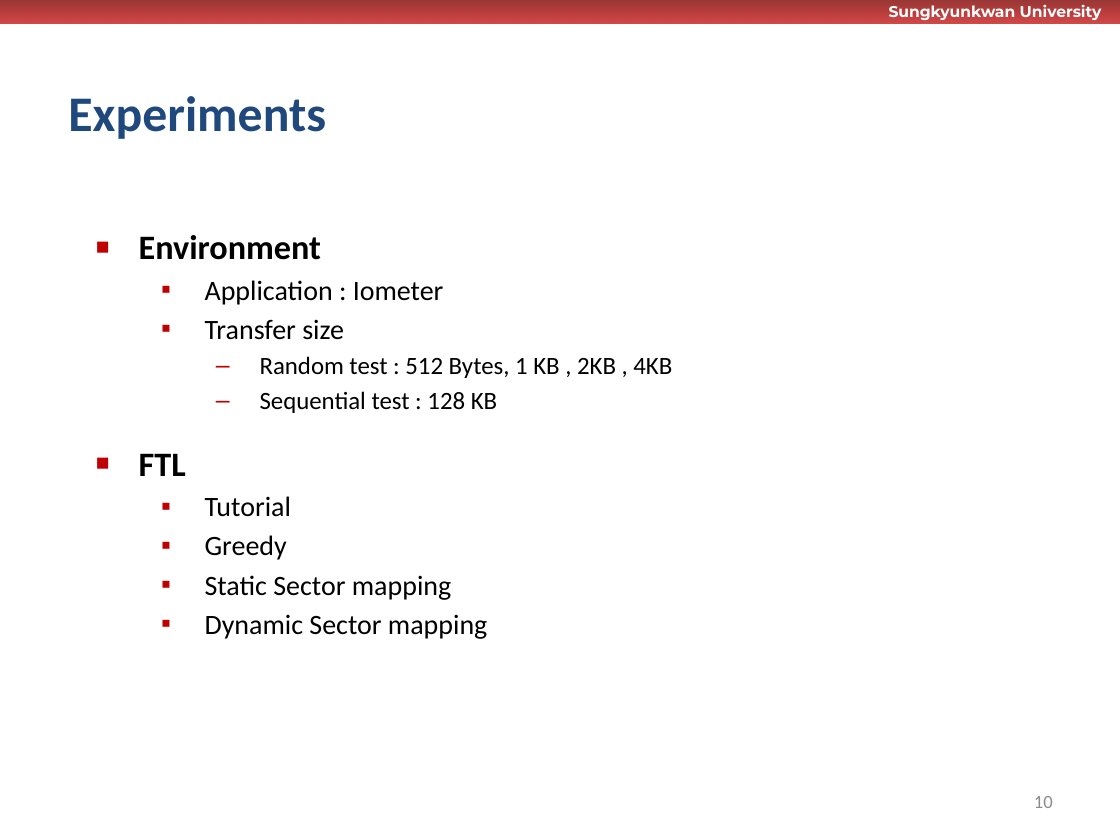
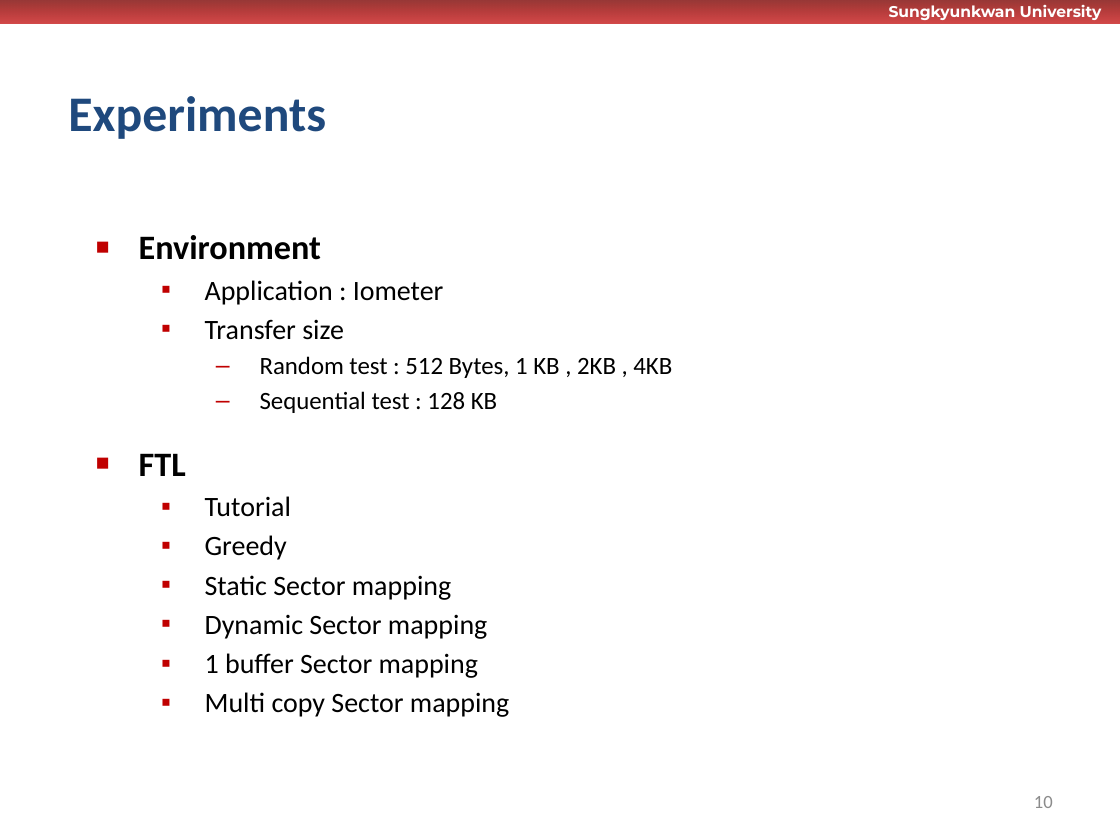
Before and after one commit to wurikiji/tutorial2-dev, a slide deck: slide 10 of docs/발표자료.pptx. Drawn at 1120x840 pixels with LibreOffice and Linux fonts; fonts in the diff are those of the drawing; background and template pictures are left out. Boxes give left, top, right and bottom in pixels: in the first picture for what was removed or moved away, otherwise in the second. Text is boxed around its words. In the diff, an @@ line names an element or a change of style, - is before the commit and + after.

```diff
--- a/docs/발표자료.pptx
+++ b/docs/발표자료.pptx
@@ text at bbox=[205, 653, 509, 717]: paragraphs added @@
+  ▪ 1 buffer Sector mapping
+  ▪ Multi copy Sector mapping
```
Also in this commit, not shown: 1 other slide changed, 1 other file.
